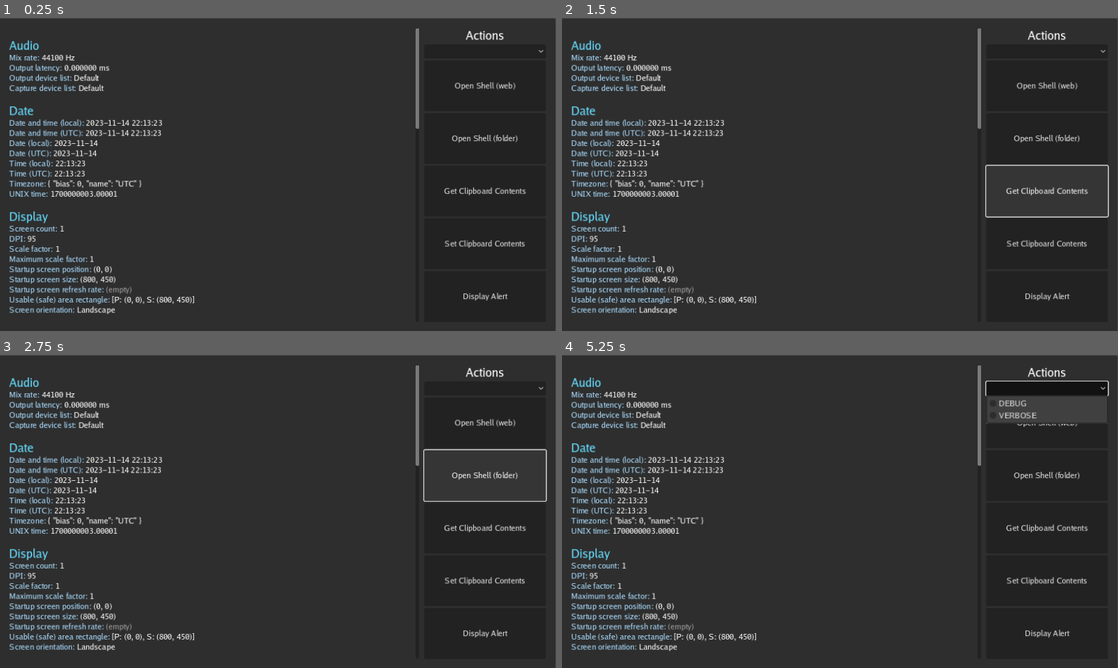
Above: before the commit, frames 1-4 (two rows, left to right).
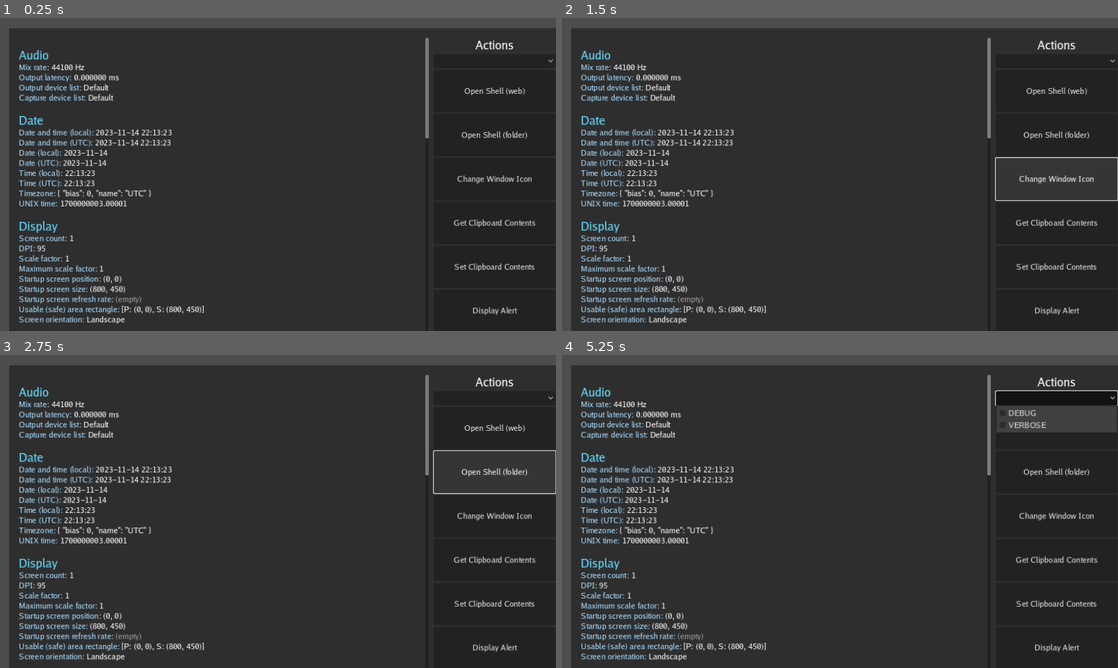
Above: after the commit, the same moments.

Repository: rcanzlovar/reddit-steamdeck
Game: Godot game, scene res://reddit-reader.tscn
Two runs of this game, one before a commit and one after it. Both use one fixed random seed, a clock stepped at 60 frames per second and the inputs below.
Inputs (mouse positions are in pixels of both pictures, inside the frame that each line leads up to; where the layout moved, square brackets give the same spot in the first picture):
- Up to frame 1 (0.25 s): no input
- Up to frame 2 (1.5 s): click "Open Shell (web)" at 0.5 s; click (1056, 177) at 1.25 s, where only the run after the commit has a clickable "Change Window Icon"
- Up to frame 3 (2.75 s): click "Open Shell (folder)" at 2 s
- Up to frame 4 (5.25 s): click "Get Clipboard Contents" at 2.75 s; click "Set Clipboard Contents" at 3.5 s; click "Display Alert" at 4.25 s; click (1056, 398) [1045, 389] at 5 s

The runs differ from the first frame. In frame 1, 13% of the frame differs, in the area x 0-100%, y 0-100%; in frame 2, 14%; in frame 3, 14%; in frame 4, 15%.

Commit message:
At least it populates the popup, can't find the event  yet

Diff:
--- a/actions.gd
+++ b/actions.gd
@@ -1,13 +1,18 @@
 #class Actions:
 extends Node
+
+var RedditReader = load("res://reddit-reader.gd")
+var reader_instance = RedditReader.new()  # Creates a new instance of the class
 
 func _on_open_shell_web_pressed() -> void:
 	#OS.shell_open(url)
 	#print("url ",url)
-	OS.shell_open("https://rcanzlovar.com/drugfiend/")
-	var script_a = get_node("res://actions.gd")
-	#OS.shell_open(script_a.url)  # Acces shared_value from Script A
-	print(script_a)  # Acces shared_value from Script A
+	#OS.shell_open("https://rcanzlovar.com/drugfiend/")
+	reader_instance.uri = "https://reddit.com/r/longmont"
+	OS.shell_open(reader_instance.uri)
+	#var script_a = get_node("res://reddit-reader.gd")
+	#OS.shell_open(RedditReader.url)  # Acces shared_value from Script A res://reddit-reader.gd
+	#print(script_a)  # Acces shared_value from Script A
 
 
 
@@ -26,9 +31,18 @@
 
 func _on_change_window_title_pressed() -> void:
 	DisplayServer.window_set_title("Modified window title. Unicode characters for testing: é € × Ù ¨")
+# Load the reddit-reader.gd script and access its variables
+
+func _on_change_window_icon_pressed() -> void:
+	## demonstrate pulling variable from other script
+	print(reader_instance.uri)  # Access the `uri` variable
+	#print(reader_instance.subreddits)  # Access the `url` variable
 
 
-func _on_change_window_icon_pressed() -> void:
+	#do_cool_stuff()
+	#move.type_array = type_chart_instance.chart[3]
+func xxxx_on_change_window_icon_pressed() -> void:
+
 	if not DisplayServer.has_feature(DisplayServer.FEATURE_ICON):
 		OS.alert("Changing the window icon is not supported by the current display server (%s)." % DisplayServer.get_name())
 		return
--- a/project.godot
+++ b/project.godot
@@ -87,6 +87,25 @@
 , Object(InputEventKey,"resource_local_to_scene":false,"resource_name":"","device":-1,"window_id":0,"alt_pressed":false …(183 unchanged characters)…
 ]
 }
+toggle_subreddits={
+"deadzone": 0.5,
+"events": [Object(InputEventKey,"resource_local_to_scene":false,"resource_name":"","device":-1,"window_id":0,"alt_pressed":false,"shift_pressed":false,"ctrl_pressed":false,"meta_pressed":false,"pressed":false,"keycode":0,"physical_keycode":89,"key_label":0,"unicode":121,"location":0,"echo":false,"script":null)
+, Object(InputEventJoypadButton,"resource_local_to_scene":false,"resource_name":"","device":-1,"button_index":2,"pressure":0.0,"pressed":false,"script":null)
+, Object(InputEventKey,"resource_local_to_scene":false,"resource_name":"","device":-1,"window_id":0,"alt_pressed":false,"shift_pressed":false,"ctrl_pressed":false,"meta_pressed":false,"pressed":false,"keycode":0,"physical_keycode":4194327,"key_label":0,"unicode":0,"location":0,"echo":false,"script":null)
+]
+}
+add_subreddit={
+"deadzone": 0.5,
+"events": [Object(InputEventKey,"resource_local_to_scene":false,"resource_name":"","device":-1,"window_id":0,"alt_pressed":false,"shift_pressed":false,"ctrl_pressed":false,"meta_pressed":false,"pressed":false,"keycode":0,"physical_keycode":78,"key_label":0,"unicode":110,"location":0,"echo":false,"script":null)
+, Object(InputEventKey,"resource_local_to_scene":false,"resource_name":"","device":-1,"window_id":0,"alt_pressed":false,"shift_pressed":false,"ctrl_pressed":false,"meta_pressed":false,"pressed":false,"keycode":0,"physical_keycode":4194323,"key_label":0,"unicode":0,"location":0,"echo":false,"script":null)
+]
+}
+delete_subreddit={
+"deadzone": 0.5,
+"events": [Object(InputEventKey,"resource_local_to_scene":false,"resource_name":"","device":-1,"window_id":0,"alt_pressed":false,"shift_pressed":false,"ctrl_pressed":false,"meta_pressed":false,"pressed":false,"keycode":0,"physical_keycode":77,"key_label":0,"unicode":109,"location":0,"echo":false,"script":null)
+, Object(InputEventKey,"resource_local_to_scene":false,"resource_name":"","device":-1,"window_id":0,"alt_pressed":false,"shift_pressed":false,"ctrl_pressed":false,"meta_pressed":false,"pressed":false,"keycode":0,"physical_keycode":4194324,"key_label":0,"unicode":0,"location":0,"echo":false,"script":null)
+]
+}
 
 [rendering]
 
--- a/reddit-reader.gd
+++ b/reddit-reader.gd
@@ -1,37 +1,18 @@
 extends Node
+class_name RedditReader
 
 @onready var rtl: RichTextLabel = $HBoxContainer/Features
 @onready var csharp_test: Node = $CSharpTest
-
 
 # abstract the http here
 @onready var http_request = $HBoxContainer/HTTPRequest
 @onready var timeout_timer = $HBoxContainer/timeout_timer
-
-
-
-
-
-@onready var url : String = "https://www.reddit.com/r/gamedev.json"
-
-@onready var i : int = 0
-# track what paragraph we are in the scrollable window
-
-@onready var j : int = 0
-# track what line we are in the scrollable window
-
-@onready var k : int = 0
-# track which subreddit index we are using
-@onready var DEBUG : int = 0
-
-# track which subreddit index we are using
-
-# this is the array that has line offsets for the
-# article headers for easier skipping around
-@onready var paragraphs : Array = [ 0 ]
-
-@export var subreddits : Array = [
-	#"https://www.reddit.com/r/randnsfw.json",
+# status is going to tell me if i am using offline content
+var status = "-"
+
+# global place to stash a place
+@export var uri = "https://www.reddit.com/r/gamedev.json"
+@export var subreddits: Array = [
 	"https://www.reddit.com/r/gonewildstories.json",
 	"https://www.reddit.com/r/gamedev.json",
 	"https://www.reddit.com/r/boomersbeingfools.json",
@@ -45,16 +26,65 @@
 	"https://www.reddit.com/r/longmont.json"
 ]
 
+
+
+
+@onready var i : int = 0
+# track what paragraph we are in the scrollable window
+
+@onready var j : int = 0
+# track what line we are in the scrollable window
+
+@onready var k : int = 0
+# track which subreddit index we are using
+@onready var DEBUG : int = 0
+
+# this is the array that has line offsets for the
+# article headers for easier skipping around
+@onready var paragraphs : Array = [ 0 ]
+
+## subreddit list stuff below
+@onready var subreddit_list = $HBoxContainer/subredditDialog/VBoxContainer/subredditList
+@onready var subreddit_edit = $HBoxContainer/subredditDialog/VBoxContainer/subredditEdit
+@onready var subreddit_add = $HBoxContainer/subredditDialog/VBoxContainer/HBoxContainer/Add
+@onready var subreddit_delete = $HBoxContainer/subredditDialog/VBoxContainer/HBoxContainer/Delete
+@onready var subreddit_dialog = $HBoxContainer/subredditDialog
+
 #This is for caching subreddit content so i don't have
 # to call the server just to move from one sub to
 # another. Also will allow for caching stuff to read
 # offline eventually.
 @onready var subreddit_cache = {}
 
-# status is going to tell me if i am using offline content
-var status = "-"
-
-
+
+# Populate the ItemList with the current subreddits
+func populate_subreddit_list():
+	subreddit_list.clear()
+	for subreddit in subreddits:
+		subreddit_list.add_item(subreddit)
+
+# Add a new subreddit when the "Add" button is pressed
+func _on_add_pressed():
+	print("Add pressed")
+	var new_subreddit = subreddit_edit.text.strip_edges()
+	if new_subreddit != "":
+		var formatted_subreddit = "https://www.reddit.com/r/%s.json" % new_subreddit
+		subreddits.append(formatted_subreddit)
+		subreddit_edit.clear()  # Clear the input field
+		populate_subreddit_list()  # Refresh the list
+	else:
+		print("No value entered to add.")
+
+# Delete the selected subreddit when the "Delete" button is pressed
+func _on_delete_pressed():
+	print("delete pressed")
+	var selected = subreddit_list.get_selected_items()
+	if selected.size() > 0:
+		var index = selected[0]  # Get the first selected index
+		subreddits.remove_at(index)
+		populate_subreddit_list()  # Refresh the list
+	else:
+		print("No item selected to delete.")
 ##########################################################
 # Routines Related to writing to the scrollable RichTextLabel
 # RTL Related routines
@@ -213,6 +243,7 @@
 	rtl.grab_focus()
 	# wipe out the stuff in the display
 	clear_display()
+	populate_subreddit_list()
 
 	#get_reddit(url)
 	sysstat()
@@ -274,13 +305,14 @@
 		k = 0
 	else:
 		k += 1
-	url = subreddits[k]
+	uri = subreddits[k]
 	#OS.alert("subreddits:",subreddits[2])
 	clear_display()
 	# clear the paragraphs index, make line 0 be the first paragraph
 	# to include the header
 	paragraphs = [ 0 ]
-	get_reddit(url)
+	print ("==next)subreddit uri is ",uri)
+	get_reddit(uri)
 
 # go to the previous subreddit in the list, wrap around
 func prev_subreddit() -> void:
@@ -289,11 +321,11 @@
 		k =  subreddits.size() - 2
 	else:
 		k -= 1
-	url = subreddits[k]
+	uri = subreddits[k]
 	# wipe out the stuff in the display
 	clear_display()
 	paragraphs = [ 0 ]
-	get_reddit(url)
+	get_reddit(uri)
 
 ##########################################################
 # navigating around inside the posts of a subreddit
@@ -368,19 +400,37 @@
 		prev_subreddit()
 	elif event.is_action_pressed("toggle_controls"):
 		toggle_action()
+	elif event.is_action_pressed("toggle_subreddits"):
+		toggle_subreddits()
 	elif event.is_action_pressed("sysstat"):
 		sysstat()
+	#elif event.is_action_pressed(subreddit_delete):
+		#_on_delete_pressed()
+	#elif event.is_action_pressed(subreddit_add):
+		#_on_add_pressed()
 ##################################################################
 
 func toggle_action():
 	print ("toggle action", j)
 	$HBoxContainer/Actions.visible = !$HBoxContainer/Actions.visible
 	print($HBoxContainer/Actions.visible)
-##################################################################
+func toggle_subreddits():
+	print ("toggle subreddits", j)
+	populate_subreddit_list()
+	subreddit_dialog.visible = !subreddit_dialog.visible
+	#/root/Reddit-reader/HBoxContainer/subredditDialog/VBoxContainer/HBoxContainer/Add
+
+	# Clear existing items and add "foo" to the list
+	#var subreddit_list = $HBoxContainer/subredditDialog/VBoxContainer/subredditList
+	#subreddit_list.clear()  # Optional: Clear the list if you want to reset it
+	#for sub in  subreddits:
+		#print ("sub=",sub)
+		#subreddit_list.add_item(sub)
+###################################################################
 
 func get_reddit(localurl : String):
 	# hack stash in the gloab
-	url = localurl
+	uri = localurl
 	#if (DEBUG):
 		#get_reddit_offline(url)
 		#return
@@ -394,12 +444,12 @@
 	if error != OK:
 		get_reddit_offline(localurl)
 
-func get_reddit_offline(url):
+func get_reddit_offline(uri):
 	#OS.alert("Load cache ",url)
-	print("**** Load cache ",url," ****")
+	print("**** Load cache ",uri," ****")
 	status = "+cache"
 	load_data()
-	var data = subreddit_cache["cache"][url]["data"]
+	var data = subreddit_cache["cache"][uri]["data"]
 	process_reddit_data(data)
 
 # Handle the timeout case
@@ -407,7 +457,7 @@
 	http_request.disconnect("request_completed", Callable(self, "_on_request_completed"))
 	print("Request timed out.")
 	# get the url that is in the global
-	get_reddit_offline(url)
+	get_reddit_offline(uri)
 
 func _on_request_completed(result: int, response_code: int, headers: PackedStringArray, body: PackedByteArray):
 	if response_code == 200:
@@ -419,10 +469,10 @@
 			# make sure the parents are there
 			if not subreddit_cache.has("cache"):
 				subreddit_cache["cache"] = {}  # Initialize it as an empty dictionary
-			if not subreddit_cache["cache"].has(url):
-				subreddit_cache["cache"][url] = {}
+			if not subreddit_cache["cache"].has(uri):
+				subreddit_cache["cache"][uri] = {}
 			# stash the returned data into the cache...
-			subreddit_cache["cache"][url]["data"] = data
+			subreddit_cache["cache"][uri]["data"] = data
 			# and save a copy for the next time we need it offline
 			save_data()
 			# reset it to online
@@ -468,7 +518,7 @@
 	i = 0
 	j = 0
 	# Show the name of the subreddit we're looking at
-	var subreddit : String = url.get_file().get_basename()
+	var subreddit : String = uri.get_file().get_basename()
 	DisplayServer.window_set_title(subreddit)
 
 
@@ -491,7 +541,7 @@
 #		var post_date = post["data"]["date"]
 
 		if rtl is RichTextLabel:
-			#var scrollbar = rtl.get_v_scroll_bar()
+			# stash the line count before we add the post
 			var scrollbar = rtl.get_line_count()
 			paragraphs.append(scrollbar)
 			#print (scrollbar)
@@ -504,8 +554,8 @@
 		else:
 			print("RTL is not a RichTextLabel")
 
+		add_title(post_title)
 		add_date(date_string)
-		add_title(post_title)
 		add_body(post_body)
 		add_date(post_url)
 		# see if i can detect a post that is just a picture
@@ -523,4 +573,4 @@
 			print("first ",result.strings[1]) # Would print n-0123
 			print("found ",result.get_string()) # Would print n-0123
 
-	subreddit_cache["cache"][url]["paragraphs"] = paragraphs
+	subreddit_cache["cache"][uri]["paragraphs"] = paragraphs
--- a/reddit-reader.tscn
+++ b/reddit-reader.tscn
@@ -1,7 +1,10 @@
-[gd_scene load_steps=4 format=3 uid="uid://ds1y65r8ld026"]
+[gd_scene load_steps=6 format=3 uid="uid://ds1y65r8ld026"]
 
 [ext_resource type="Script" path="res://reddit-reader.gd" id="1"]
+[ext_resource type="Script" path="res://subreddit_dialog.gd" id="2_jr67s"]
 [ext_resource type="Script" path="res://actions.gd" id="4"]
+
+[sub_resource type="AtlasTexture" id="AtlasTexture_wkrsk"]
 
 [sub_resource type="StyleBoxEmpty" id="StyleBoxEmpty_dl4cr"]
 
@@ -9,10 +12,10 @@
 anchors_preset = 15
 anchor_right = 1.0
 anchor_bottom = 1.0
-offset_left = -1.0
-offset_top = 1.0
-offset_right = -1.0
-offset_bottom = 1.0
+offset_left = 19.0
+offset_top = 21.0
+offset_right = 19.0
+offset_bottom = 21.0
 grow_horizontal = 2
 grow_vertical = 2
 script = ExtResource("1")
@@ -30,6 +33,51 @@
 grow_vertical = 2
 theme_override_constants/separation = 10
 
+[node name="FileDialog" type="FileDialog" parent="HBoxContainer"]
+initial_position = 1
+size = Vector2i(295, 300)
+
+[node name="subredditDialog" type="AcceptDialog" parent="HBoxContainer"]
+mode = 3
+title = "Subreddits"
+position = Vector2i(100, 60)
+size = Vector2i(500, 570)
+ok_button_text = "Okie"
+script = ExtResource("2_jr67s")
+
+[node name="VBoxContainer" type="VBoxContainer" parent="HBoxContainer/subredditDialog"]
+offset_left = 8.0
+offset_top = 8.0
+offset_right = 592.0
+offset_bottom = 524.0
+
+[node name="subredditEdit" type="LineEdit" parent="HBoxContainer/subredditDialog/VBoxContainer"]
+layout_mode = 2
+
+[node name="HBoxContainer" type="HBoxContainer" parent="HBoxContainer/subredditDialog/VBoxContainer"]
+layout_mode = 2
+
+[node name="Add" type="Button" parent="HBoxContainer/subredditDialog/VBoxContainer/HBoxContainer"]
+layout_mode = 2
+text = "Add"
+
+[node name="Delete" type="Button" parent="HBoxContainer/subredditDialog/VBoxContainer/HBoxContainer"]
+layout_mode = 2
+text = "Delete"
+
+[node name="Close" type="Button" parent="HBoxContainer/subredditDialog/VBoxContainer/HBoxContainer"]
+layout_mode = 2
+text = "Close"
+
+[node name="subredditList" type="ItemList" parent="HBoxContainer/subredditDialog/VBoxContainer"]
+layout_mode = 2
+select_mode = 1
+max_text_lines = 20
+auto_height = true
+item_count = 1
+item_0/text = "all"
+item_0/icon = SubResource("AtlasTexture_wkrsk")
+
 [node name="Features" type="RichTextLabel" parent="HBoxContainer"]
 custom_minimum_size = Vector2(850, 0)
 layout_mode = 2
@@ -86,7 +134,6 @@
 text = "Change Window Title"
 
 [node name="ChangeWindowIcon" type="Button" parent="HBoxContainer/Actions/GridContainer"]
-visible = false
 layout_mode = 2
 size_flags_horizontal = 3
 size_flags_vertical = 3
